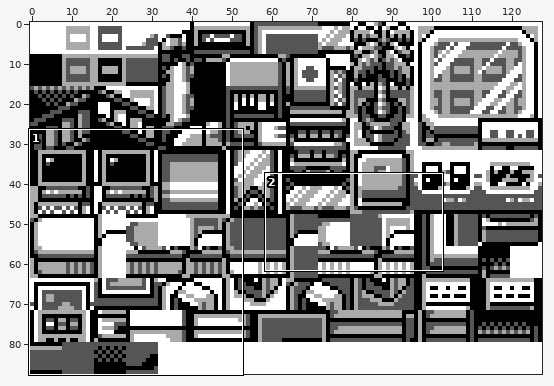
A sprite sheet gets an edit: gfx/tilesets/pokecenter.png. Above, an overview of the earlier version with the close-up marked.
Close-up. First the earlier version:
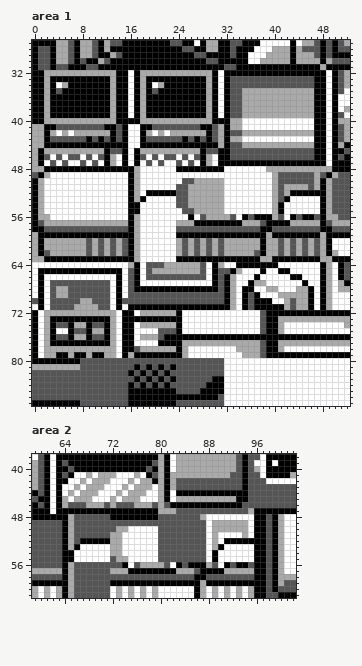
The file is 128x88 pixels. Shown: area 1: x 0..52, y 27..87; area 2: x 59..102, y 38..61.
Now the later version:
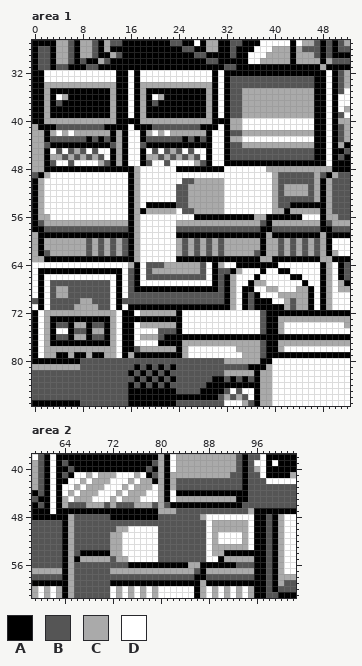
Palette (. is transparent): A #000000  B #555555  C #aaaaaa  D #ffffff
The commit says: Corrected pokecenter PCs
Diff:
--- area 1
@@ x 0..31 @@
 31 ABBABBAAABBAAAAAAAAAAAAAAAAAAAAA
-32 AACCCCCCCCCCCCAADACCCCCCCCCCCCAD
-33 AACAAAAAAAAAACAADACAAAAAAAAAACAD
-34 AACADCAAAAAAACAADACADCAAAAAAACAD
-35 AACABAAAAAAAACAADACABAAAAAAAACAD
-36 AACAAAAAAAAAACAADACAAAAAAAAAACAD
-37 AACAAAAAAAAAACAADACAAAAAAAAAACAD
+32 AADDDDDDDDDDDDAADADDDDDDDDDDDDAD
+33 AADDDDDDDDDDDDAADADDDDDDDDDDDDAD
+34 AACCCCCCCCCCCCAADACCCCCCCCCCCCAD
+35 AACAAAAAAAAAACAADACAAAAAAAAAACAD
+36 AACADCAAAAAAACAADACADCAAAAAAACAD
+37 AACABAAAAAAAACAADACABAAAAAAAACAD
 38 AACAAAAAAAAAACAADACAAAAAAAAAACAD
@@ x 0..33 @@
 40 AACCCCCCCCCCCCAAAACCCCCCCCCCCCAAAC
-41 CCAABBBBBBBBAABADDAABBBBBBBBAABCAC
-42 CCACDCDCCCCCCABADDACDCDCCCCCCABCAB
-43 CCABBBBBBABABABADDABBBBBBABABABCAC
-44 CCAAAAAAAAAAAAAADDAAAAAAAAAAAAACAB
-45 CACCCCCCCCCCABBADACCCCCCCCCCABBAAB
-46 CABDBDBBDBDBACDADABDBDBBDBDBACDAAB
-47 CADBDBDDBDBDACDADADBDBDDBDBDACDAAA
+41 CAAABBBBBBBBAAAADAAABBBBBBBBAAADAC
+42 CCACDCDCCCCCCACADDACDCDCCCCCCADDAB
+43 CCABBBBBBABABACADDABBBBBBABABADDAC
+44 CCBAAAAAAAAAABCADDBAAAAAAAAAAADDAB
+45 CCADBDBCBDBDDACADDADBDBCBDBDDADDAB
+46 CCACCBCBCBCBDACADDACCBCBCBCBDADDAB
+47 CCABDDBDDDDCBACADDABDDBDDDDCBADDAA
 48 CCAAAAAAAAAAAAAAACDDDDDDAAAAAAAADD
@@ x 15..49 @@
 51 DACDDDDDDBBCCCCCCDDDDDDDDCBCCCCBCAC
-52 DACDAAAAABBCCCCCCDDDDDDDDCBCAAAAAAC
-53 DACADDDDDBBCCCCCCDDDDDDDDCBADDDDDAC
-54 DAADDDDDDBBCCCCCCDDDDDDDDCADDDDDDAC
-55 DAADDDDDDDBBCCCCCDDDDDDDDCADDDDDDAC
-56 DACDDDDDDDDADBCCCCBDABAAACBDABAABAC
-57 CACDDDDDDCCCAAAAAAAACCCBAAAACCCCCAB
+52 DACDDDDDDBBCCCCCCDDDDDDDDCBCCCCBCAC
+53 DACDDDDDDBBCCCCCCDDDDDDDDCBBBBBBCAC
+54 DACDAAAAABBCCCCCCDDDDDDDDCBBAAAAAAC
+55 DACACCCCCDBBCCCCCDDDDDDDDCCACCCCCAC
+56 DACDDDDDDDDDAAAAAAAAAACCAAAAAADDDAC
+57 CACDDDDDDCCCCCCCCCCCCCCBACCCCCCCCAB
 58 BACDDDDDDBBBBBBBBBBBBBBAABBBBBBBBAA
@@ x 30..41 @@
 79 DDDDDCCCBAAA
-80 BBDDDDDDDDDD
-81 BBDDDDDDDDDD
-82 BBDDDDDDDDDD
-83 AADDDDDDDDDD
-84 AADDDDDDDDDD
-85 AADDDDDDDDDD
-86 ABDDDDDDDDDD
-87 BBDDDDDDDDDD
+80 BBCCCCCCAADD
+81 BBBBBBAAACDD
+82 BBCCCCCACCDD
+83 AABABABACCDD
+84 AAAAAAAACCDD
+85 AABDBDDACCDD
+86 ABCBCBDACCDD
+87 BBDDDCBACCDD
--- area 2
@@ x 59..102 @@
 51 BBBBBACBBBBBBCCDDDDDDBBBBBBBBDCDDDDCDAABACDD
-52 BBBBBACBAAAAACCDDDDDDBBBBBBBBDCDAAAAAAABACDD
-53 BBBBBACADDDDDCCDDDDDDBBBBBBBBDCADDDDDAABACDD
-54 BBBBBAADDDDDDCCDDDDDDBBBBBBBBDADDDDDDAABACDD
-55 BBBBBAADDDDDDBCCDDDDDBBBBBBBBDADDDDDDAABACDD
-56 BBBBBACBBBBBBBBADBCCCCBDABAAACBDABAABAABACDD
-57 CCCCCACBBBBBBCCCAAAAAAAACCCBAAAACCCCCAABACDD
+52 BBBBBACBBBBBBCCDDDDDDBBBBBBBBDCDDDDCDAABACDD
+53 BBBBBACBBBBBBCCDDDDDDBBBBBBBBDCCCCCCDAABACDD
+54 BBBBBACBAAAAACCDDDDDDBBBBBBBBDCCAAAAAAABACDD
+55 BBBBBACACCCCCBCCDDDDDBBBBBBBBDDACCCCCAABACDD
+56 BBBBBACBBBBBBBBBAAAAAAAAAACCAAAAAABBBAABACDD
+57 CCCCCACBBBBBBCCCCCCCCCCCCCCBACCCCCCCCAABACDD
 58 BBBBBACBBBBBBBBBBBBBBBBBBBBAABBBBBBBBAABACCC
